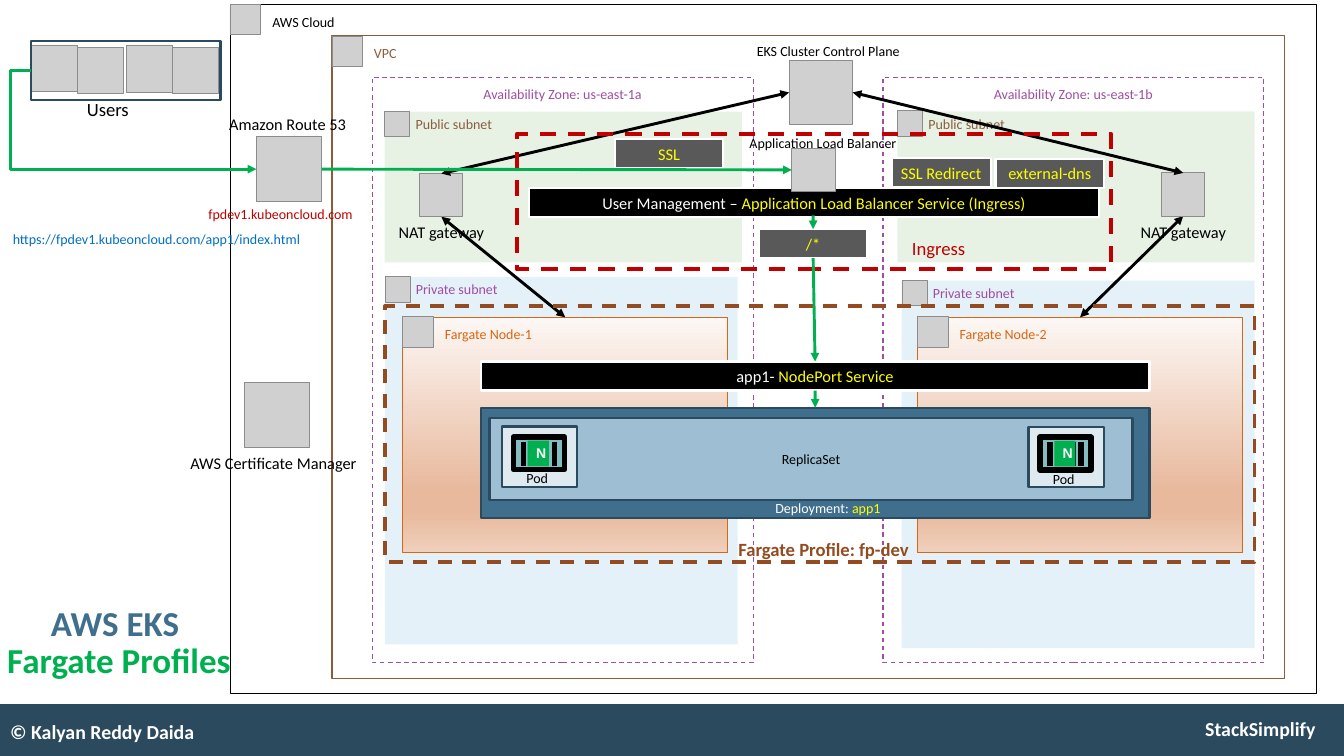
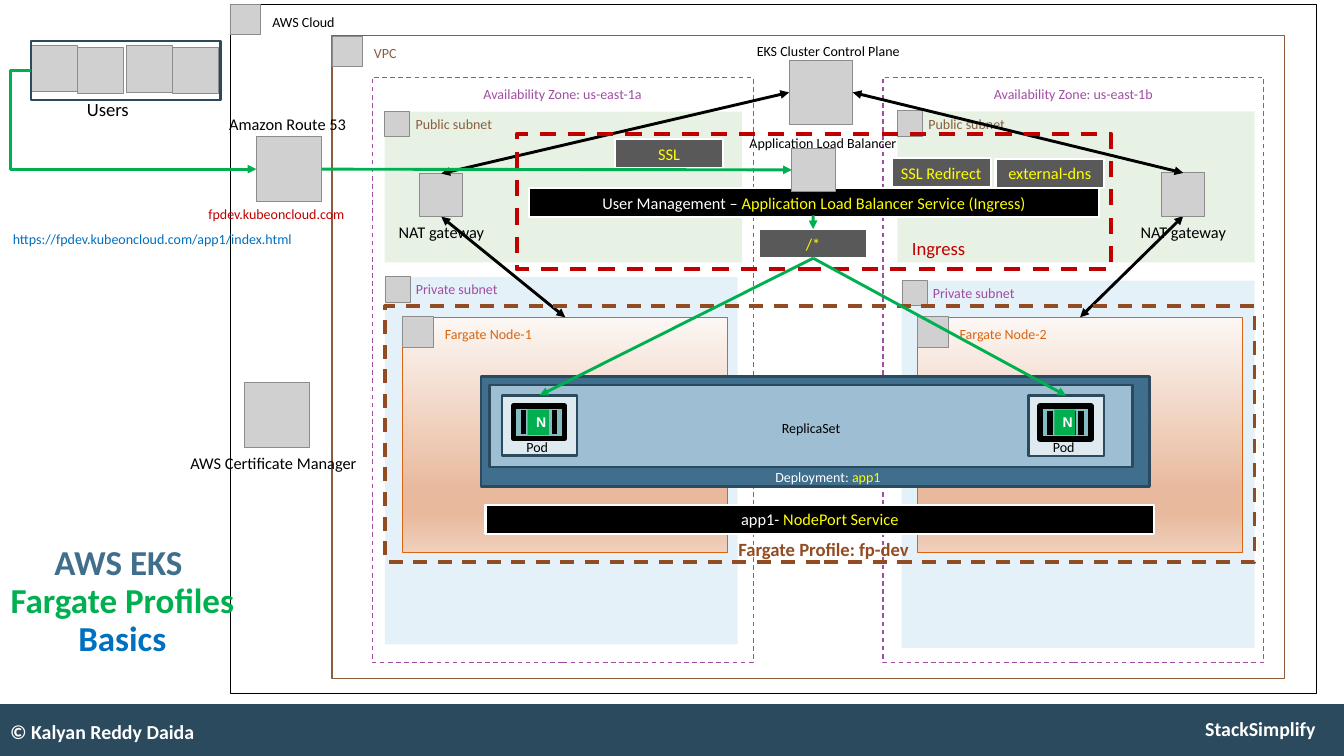
Before and after one commit to talvionyx/aws-eks-kubernetes-masterclass, a slide deck: slide 114 of presentation/AWS-Fargate-and-EKS-Masterclass.pptx (slide 105 before the commit). Drawn at 1344x756 pixels with LibreOffice and Linux fonts; fonts in the diff are those of the drawing; grey boxes stand for pictures. Boxes give left, top, right and bottom in pixels: in the first picture for what was removed or moved away, otherwise in the second. Text is boxed around its words. In the diff, an @@ line names an element or a change of style, - is before the commit and + after.

```diff
--- a/presentation/AWS-Fargate-and-EKS-Masterclass.pptx
+++ b/presentation/AWS-Fargate-and-EKS-Masterclass.pptx
@@ text at [208,208,344,224]: text changed @@
-fpdev1.kubeoncloud.com
+fpdev.kubeoncloud.com
@@ text at [13,232,292,248]: text changed @@
-https://fpdev1.kubeoncloud.com/app1/index.html
+https://fpdev.kubeoncloud.com/app1/index.html
@@ arrow added from (813, 258) to (539, 396), #00B050 2.5 pt @@
@@ arrow moved from (813, 258) - (815, 361) to (813, 258) - (1066, 396) @@
@@ 10 lines, 8 rectangles, 4 texts: place and size @@
-10 lines, 8 rectangles, 4 texts at [480,407,1149,517]
+10 lines, 8 rectangles, 4 texts at [480,376,1149,486]
@@ arrow removed from (815, 391) to (815, 407) @@
@@ rectangle "app1- NodePort Service": place and size @@
-rectangle "app1- NodePort Service" at [480,361,1149,391]
+rectangle "app1- NodePort Service" at [486,505,1154,534]
@@ text "AWS EKS": place and size @@
-text "AWS EKS" at [7,613,231,683]
+text "AWS EKS" at [11,552,234,652]
@@ text at [78,626,166,652]: paragraph added @@
+Basics
```
Also in this commit, not shown: 1 other slide changed, 11 slides added, 2 other files.
